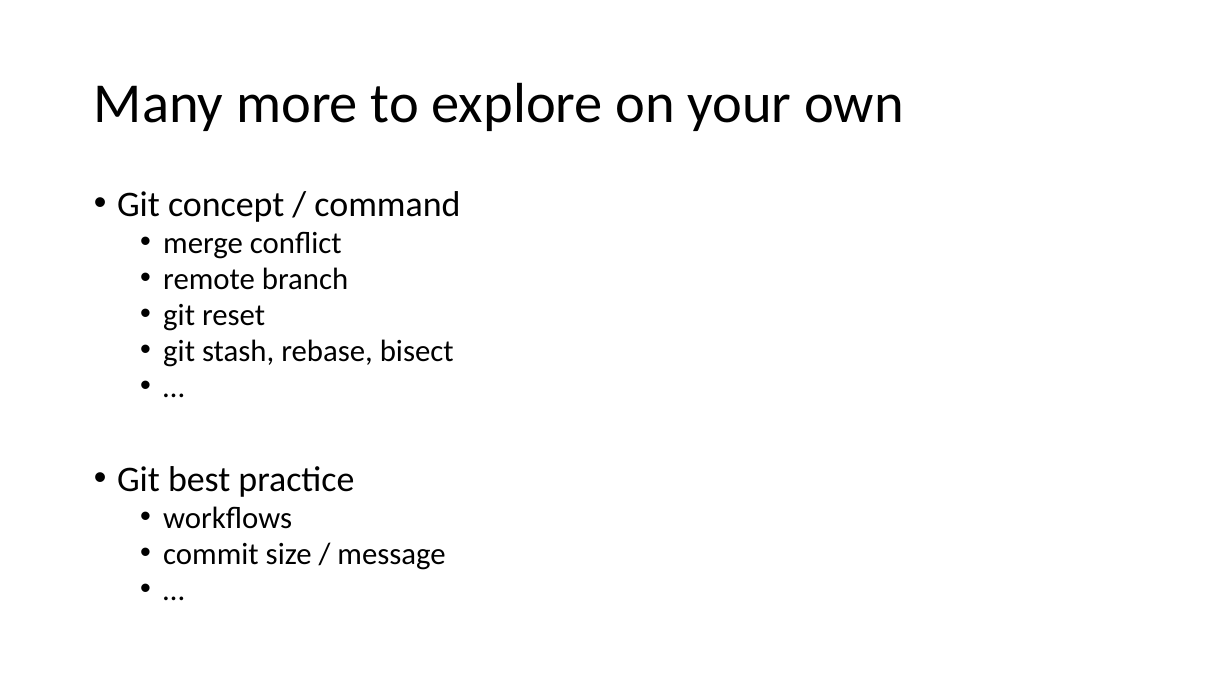
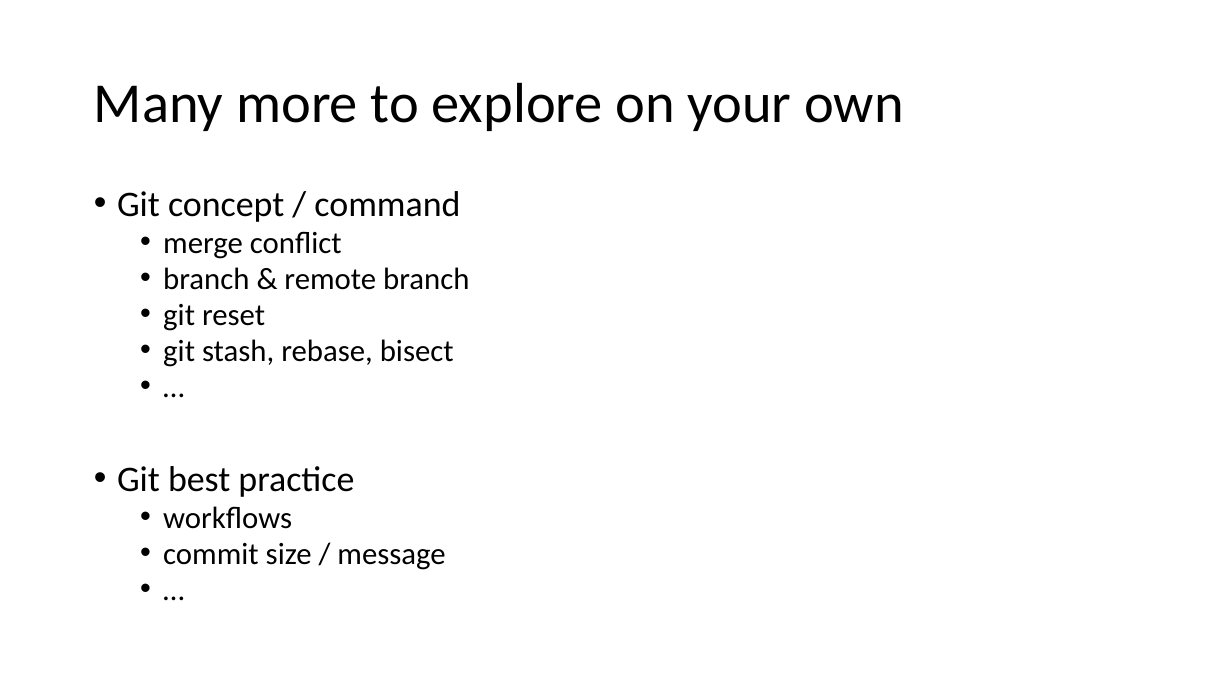
Before and after one commit to tdmdal/git-workshop, a slide deck: slide 26 of git_intro.pptx (slide 35 before the commit). Drawn at 1232x693 pixels with LibreOffice and Linux fonts; fonts in the diff are those of the drawing. Boxes give left, top, right and bottom in pixels: in the first picture for what was removed or moved away, otherwise in the second. Text is boxed around its words. In the diff, an @@ line names an element or a change of style, - is before the commit and + after.

```diff
--- a/git_intro.pptx
+++ b/git_intro.pptx
@@ text at [163,267,469,290]: text changed @@
-  • remote branch
+  • branch & remote branch
```
Also in this commit, not shown: 18 other slides changed, 4 slides added, 1 slide removed, 2 other files.
